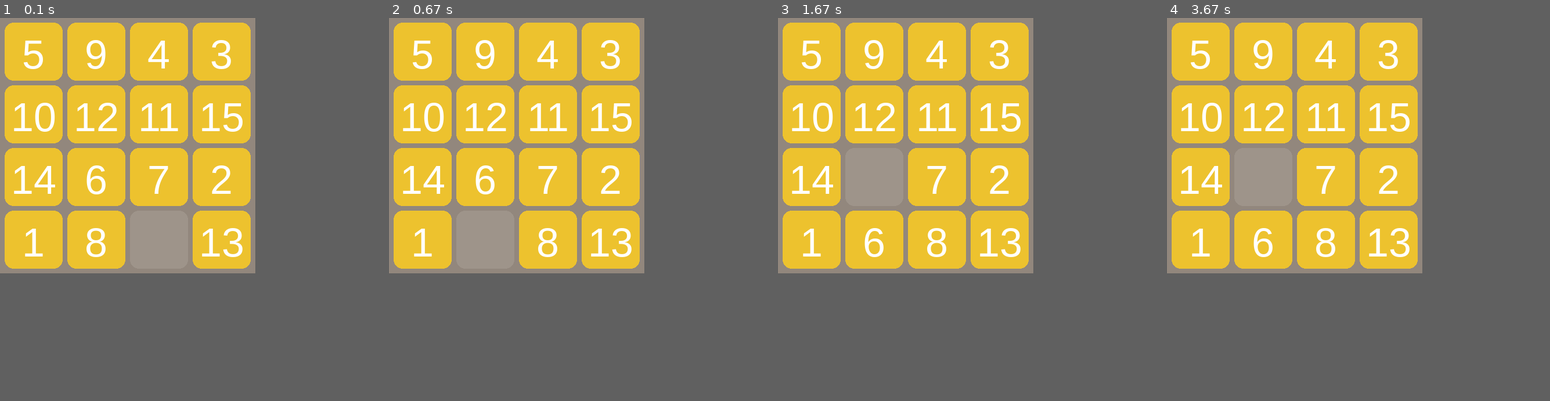
Above: before the commit, frames 1-4 (left to right).
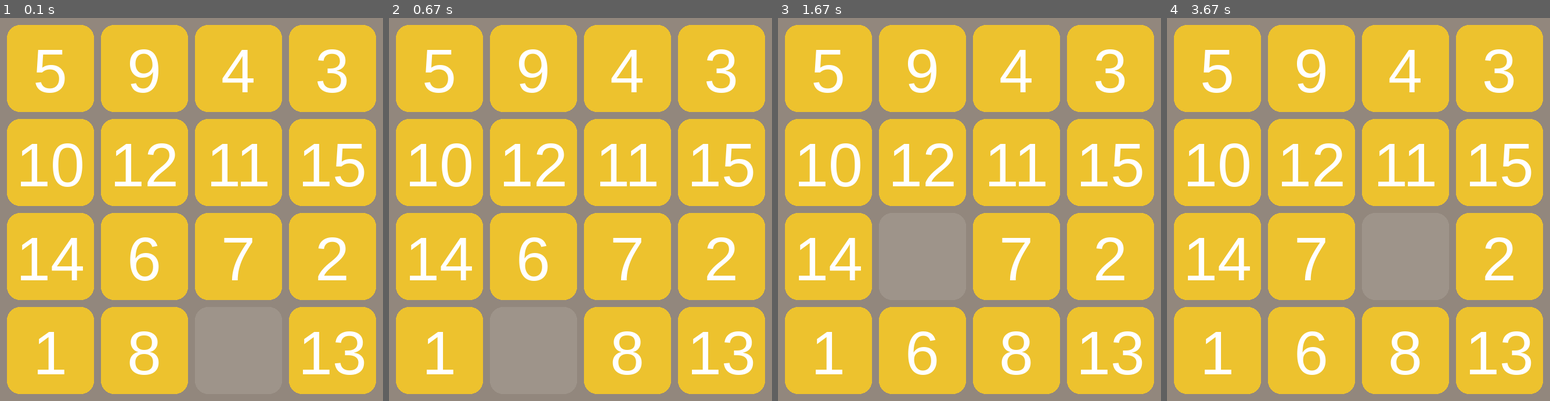
Above: after the commit, the same moments.

Repository: wmh123456789/pygame
Game: pygame game, started from huarongdao.py
The game is run twice, just before and just after one commit, with the same random seed, the same clock (stepped at 60 frames per second) and the same inputs.
Inputs (mouse positions are in pixels of both pictures, inside the frame that each line leads up to):
- Up to frame 1 (0.1 s): no input
- Up to frame 2 (0.67 s): hold Right from 0.33 s (still down)
- Up to frame 3 (1.67 s): release Right at 0.8 s; hold Up 0.83-1.13 s; hold W 0.83-1.13 s
- Up to frame 4 (3.67 s): click (1343, 224) at 1.72 s; click (1396, 293) at 3.38 s
The window is 440x440 before the commit and 660x660 after it. Grey fills any space a smaller window leaves; there, only what the larger window draws over its background counts as a difference.

The runs differ from the first frame. In frame 1, 35% of the frame differs, in the area x 0-100%, y 0-100%; in frame 2, 35%; in frame 3, 34%; in frame 4, 34%.

Commit message:
ID card generator handeler

Diff:
--- /dev/null
+++ b/IDCardMaker.py
@@ -0,0 +1,4 @@
+from idcardgenerator import gui
+
+if __name__ == '__main__':
+    gui.run()
--- a/huarongdao.py
+++ b/huarongdao.py
@@ -7,7 +7,7 @@
 
 FPS = 60
 SHAPE = 4  # 棋盘shape
-CELL_SIZE = 100  # 方格大小
+CELL_SIZE = 150  # 方格大小
 CELL_GAP_SIZE = (int)(0.08*CELL_SIZE)  # 方格间距
 BORDER_R = (int)(0.15*CELL_SIZE) # 方格圆角半径
 MARGIN = (int)(0.08*CELL_SIZE)  # 方格的margin
